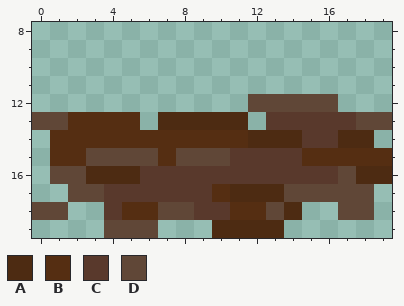
A pixel-art sprite gets an edit: src/assets/block/wood/red/bottom/wood_red_bottom_2.png. The picture above was drawn from the file before the commit.
The file is 20x20 pixels. Shown: x 0..19, y 8..19.
Palette (. is transparent): A #4d2b12  B #552e12  C #59392c  D #604737
The result:
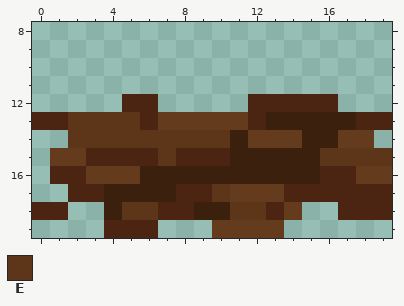
Colours new in this view: E #5d3518
The author wrote: all new darker woods
What changed:
@@ palette @@
-A #4d2b12
+A #653b1d
-C #59392c
+C #3b200e
-D #604737
+D #4b2412
@@ x 0..19 @@
 11 ....................
-12 ............DDDDD...
-13 DDBBBB.AAAAA.CCCCCDD
-14 .BBBBBBBBBBBAAACCAA.
-15 .BBDDDDBDDDCCCCBBBBB
-16 .DDAAACCCCCCCCCCCDAA
-17 ..DDCCCCCCBAAADDDDD.
-18 DD..CBBDDCCBBDA..DD.
+12 .....DD.....DDDDD...
+13 DDEEEEDAAAAADCCCCCDD
+14 ..EEEEEEEEECAAACCAA.
+15 .AADDDDEDDDCCCCCEEEE
+16 .DDAAACCCCCCCCCCDDAA
+17 ..DDCCCCDDEAAADDDDDD
+18 DD..CEEDDCCEEDA..DDD
 19 ....DDD...AAAA......
Boxes around the changes in both pictures, in picture pixels (x1, y1, x2, y2):
changed: (32, 94, 392, 238)
